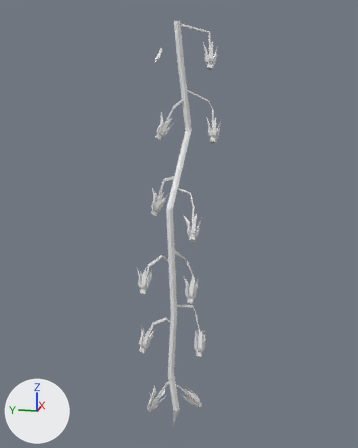
Renders of the OBJ model meshes/env/plants/v2_rachis0.obj from each side of a commit.
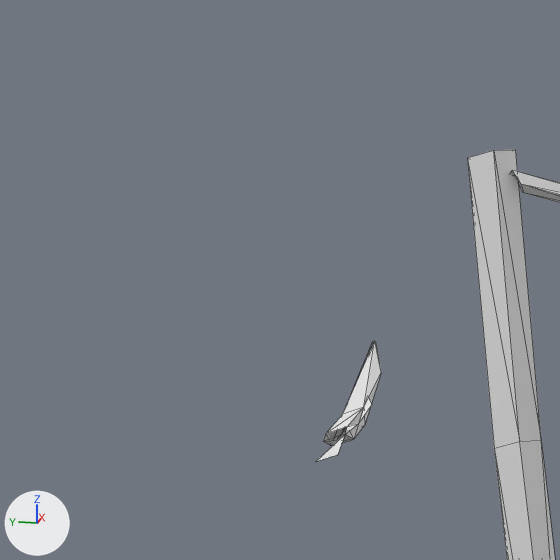
Each version appears first whole from a 50 mm camera at (-0.2608, -0.1079, 0.0405) aimed at (0.0578, -0.0442, -0.0392), and next in a close-up on the part from 31% to 52% of the width and 0% to 17% of the height. Lighting does not change. The marker at lower left points along +X, +Y and +Z. The last two pictures show the newer version. The close-ups show mesh edges as thin lines. Where no turn or scale is listed for an object, it has been applied to the vertices. Vertices at exactly the same position are counted once.

The first close-up shows 'v2_rachis0'.
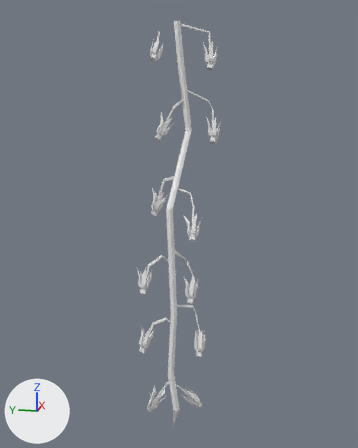
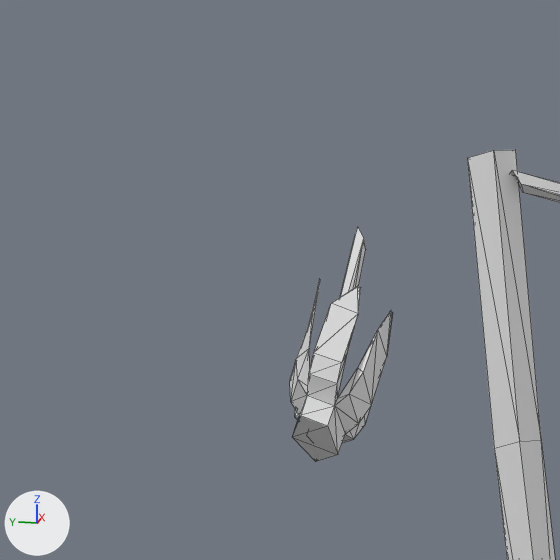
What differs and where, as boxes [x1, y1, x2, y2] in the close-ups (560 x 560 px):
'v2_rachis0', reshaped
    before: [317, 150, 560, 560]
    after: [290, 150, 560, 560]
part 1 of me_v2_rachis0, built on
    before: [326, 341, 381, 439]
    after: [290, 227, 392, 461]

Patch to the scene script:
```diff
--- a/meshes/env/plants/v2_rachis0.obj.py
+++ b/meshes/env/plants/v2_rachis0.obj.py
@@ me_v2_rachis0 @@
 # used by ob_v2_rachis0; location = (0.0, 0.0, 0.0)
-me_v2_rachis0.from_pydata(...)  # 1162 vertices, 2215 faces; spans x 0.027..0.085, y -0.069..-0.02, z -0.185..0.092
+me_v2_rachis0.from_pydata(...)  # 1232 vertices, 2365 faces; spans x 0.027..0.085, y -0.069..-0.02, z -0.185..0.092
+# me_v2_rachis0 part 1
+# 7 faces are deleted
+# 70 vertices are added at x 0.061..0.079, y -0.031..-0.023, z 0.066..0.086
+# 157 new faces join them
```
